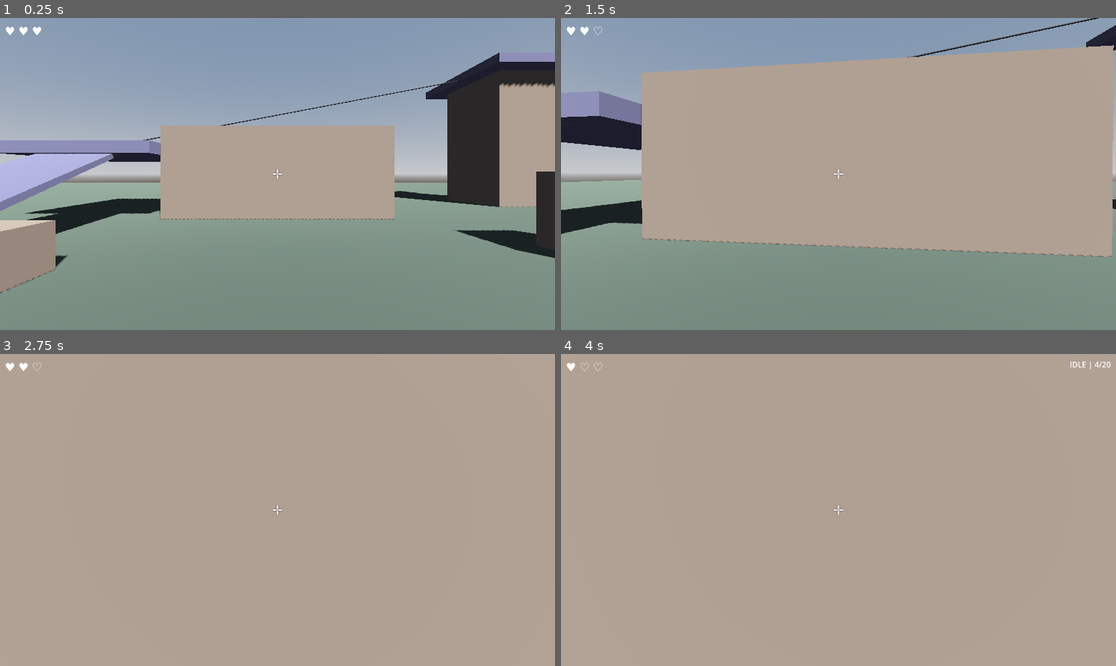
Above: before the commit, frames 1-4 (two rows, left to right).
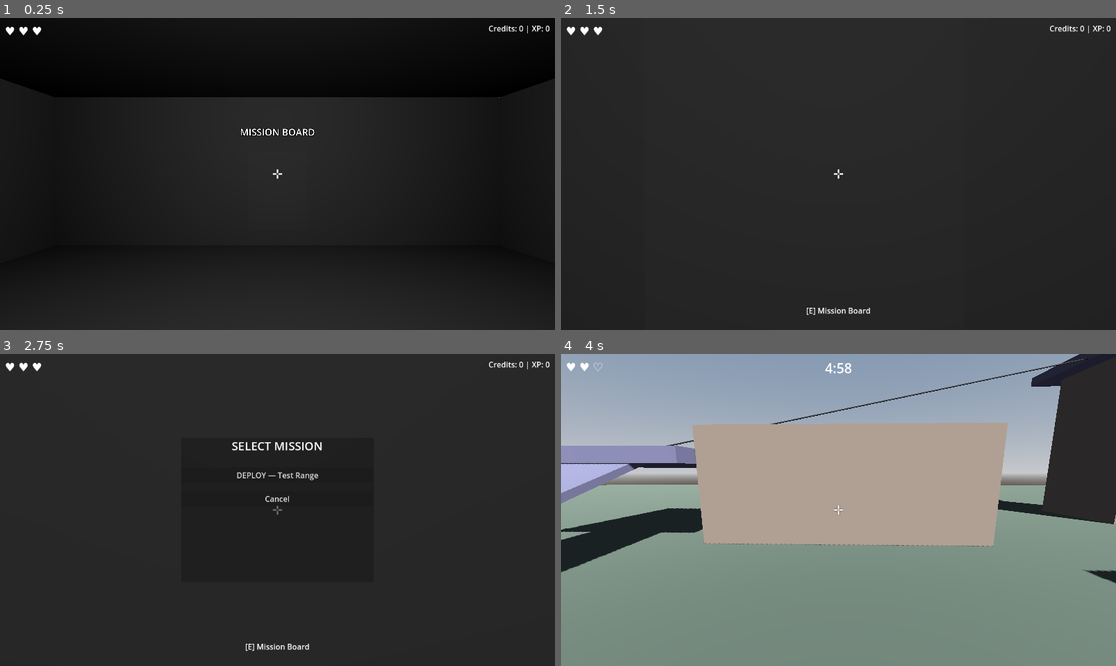
Above: after the commit, the same moments.

Repository: artemiiShabanov/UntitledSniperGame
Game: Godot game, scene res://scenes/hub/hub.tscn
The game is run twice, just before and just after one commit, with the same random seed, the same clock (stepped at 60 frames per second) and the same inputs. Before the commit the project starts from res://scenes/dev/dev_test.tscn.
Inputs (mouse positions are in pixels of both pictures, inside the frame that each line leads up to):
- Up to frame 1 (0.25 s): no input
- Up to frame 2 (1.5 s): tap Enter at 0.5 s; move the mouse to (866, 174) at 0.52 s; hold W (move_forward) from 0.53 s (still down); tap E (interact) at 0.6 s; tap Space (jump) at 0.77, 1.07 s; tap T at 0.8, 1.35 s; move the mouse to (810, 174) at 1.27 s
- Up to frame 3 (2.75 s): keep holding W (move_forward); tap Space (jump) at 1.52, 1.55, 1.82, 2.1 s; move the mouse to (288, 503) at 2.02 s; tap E (interact) at 2.3 s
- Up to frame 4 (4 s): release W (move_forward) at 2.75 s; click (838, 475) at 2.75 s, where only the run after the commit has a clickable "DEPLOY — Test Range"; move the mouse to (832, 516) at 3.52 s; hold W (move_forward) from 3.53 s (still down); tap Ctrl (crouch) at 3.6 s; tap Space (jump) at 3.77 s; tap T at 3.8 s

The runs differ from the first frame. In frame 1, 93% of the frame differs, in the area x 0-100%, y 0-100%; in frame 2, 97%; in frame 3, 100%; in frame 4, 79%.

Commit message:
Layer 4: run lifecycle, hub scene, and run timer HUD
Add RunManager state machine (HUB → DEPLOYING → IN_RUN → EXTRACTING → RESULT)
with run timer, extraction timer, carried ammo, stat tracking, and credits/XP
flow. Build 3D hub scene with deploy board, ammo crate, and save terminal
stations using Interactable pattern. Add countdown timer to HUD that turns red
under 30s. Wire up full game loop: hub → deploy → level → die/extract → hub.

Co-Authored-By: Claude Opus 4.6 <noreply@anthropic.com>

Diff:
--- a/project.godot
+++ b/project.godot
@@ -11,7 +11,7 @@
 [application]
 
 config/name="Sniper"
-run/main_scene="res://scenes/dev/dev_test.tscn"
+run/main_scene="res://scenes/hub/hub.tscn"
 config/features=PackedStringArray("4.4", "Forward Plus")
 config/icon="res://icon.svg"
 
--- /dev/null
+++ b/scenes/hub/hub.tscn
@@ -0,0 +1,233 @@
+[gd_scene load_steps=9 format=3 uid="uid://bwh5bc43q01ws"]
+
+[ext_resource type="Script" uid="uid://s52rkyeu1kxe" path="res://scripts/hub/hub.gd" id="1_hub"]
+[ext_resource type="PackedScene" uid="uid://cu5r57bea486j" path="res://scenes/player/player.tscn" id="2_player"]
+[ext_resource type="Script" uid="uid://cmocsbk6rgc2t" path="res://scripts/hub/deploy_board.gd" id="3_deploy"]
+[ext_resource type="Script" uid="uid://bc0rf240lb2ja" path="res://scripts/hub/ammo_crate.gd" id="4_ammo"]
+[ext_resource type="Script" uid="uid://d17fgkr7081ri" path="res://scripts/hub/save_terminal.gd" id="5_save"]
+
+[sub_resource type="BoxShape3D" id="BoxShape3D_station1"]
+size = Vector3(1.5, 2, 0.3)
+
+[sub_resource type="BoxShape3D" id="BoxShape3D_station2"]
+size = Vector3(1.5, 1, 1.5)
+
+[sub_resource type="BoxShape3D" id="BoxShape3D_station3"]
+size = Vector3(0.8, 2, 0.3)
+
+[node name="Hub" type="Node3D"]
+script = ExtResource("1_hub")
+
+[node name="WorldEnvironment" type="WorldEnvironment" parent="."]
+
+[node name="DirectionalLight3D" type="DirectionalLight3D" parent="."]
+transform = Transform3D(0.866, -0.25, 0.433, 0, 0.866, 0.5, -0.5, -0.433, 0.75, 0, 5, 0)
+shadow_enabled = true
+
+[node name="OmniLight3D" type="OmniLight3D" parent="."]
+transform = Transform3D(1, 0, 0, 0, 1, 0, 0, 0, 1, 0, 3.5, 0)
+light_energy = 0.5
+omni_range = 12.0
+
+[node name="Floor" type="CSGBox3D" parent="."]
+transform = Transform3D(1, 0, 0, 0, 1, 0, 0, 0, 1, 0, -0.1, 0)
+use_collision = true
+size = Vector3(12, 0.2, 12)
+
+[node name="WallBack" type="CSGBox3D" parent="."]
+transform = Transform3D(1, 0, 0, 0, 1, 0, 0, 0, 1, 0, 2, -6.15)
+use_collision = true
+size = Vector3(12, 4, 0.3)
+
+[node name="WallFront" type="CSGBox3D" parent="."]
+transform = Transform3D(1, 0, 0, 0, 1, 0, 0, 0, 1, 0, 2, 6.15)
+use_collision = true
+size = Vector3(12, 4, 0.3)
+
+[node name="WallLeft" type="CSGBox3D" parent="."]
+transform = Transform3D(1, 0, 0, 0, 1, 0, 0, 0, 1, -6.15, 2, 0)
+use_collision = true
+size = Vector3(0.3, 4, 12)
+
+[node name="WallRight" type="CSGBox3D" parent="."]
+transform = Transform3D(1, 0, 0, 0, 1, 0, 0, 0, 1, 6.15, 2, 0)
+use_collision = true
+size = Vector3(0.3, 4, 12)
+
+[node name="Ceiling" type="CSGBox3D" parent="."]
+transform = Transform3D(1, 0, 0, 0, 1, 0, 0, 0, 1, 0, 4.1, 0)
+use_collision = true
+size = Vector3(12, 0.2, 12)
+
+[node name="Player" parent="." instance=ExtResource("2_player")]
+transform = Transform3D(1, 0, 0, 0, 1, 0, 0, 0, 1, 0, 1, 0)
+
+[node name="DeployBoard" type="StaticBody3D" parent="."]
+transform = Transform3D(1, 0, 0, 0, 1, 0, 0, 0, 1, 0, 1.5, -5.85)
+script = ExtResource("3_deploy")
+
+[node name="CollisionShape3D" type="CollisionShape3D" parent="DeployBoard"]
+shape = SubResource("BoxShape3D_station1")
+
+[node name="MeshInstance3D" type="CSGBox3D" parent="DeployBoard"]
+size = Vector3(1.5, 2, 0.3)
+
+[node name="Label3D" type="Label3D" parent="DeployBoard"]
+transform = Transform3D(1, 0, 0, 0, 1, 0, 0, 0, 1, 0, 1.5, 0.2)
+text = "MISSION BOARD"
+font_size = 48
+
+[node name="AmmoCrate" type="StaticBody3D" parent="."]
+transform = Transform3D(1, 0, 0, 0, 1, 0, 0, 0, 1, -5, 0.5, 0)
+script = ExtResource("4_ammo")
+
+[node name="CollisionShape3D" type="CollisionShape3D" parent="AmmoCrate"]
+shape = SubResource("BoxShape3D_station2")
+
+[node name="MeshInstance3D" type="CSGBox3D" parent="AmmoCrate"]
+size = Vector3(1.5, 1, 1.5)
+
+[node name="Label3D" type="Label3D" parent="AmmoCrate"]
+transform = Transform3D(1, 0, 0, 0, 1, 0, 0, 0, 1, 0, 1, 0)
+text = "AMMO CRATE"
+font_size = 48
+
+[node name="SaveTerminal" type="StaticBody3D" parent="."]
+transform = Transform3D(1, 0, 0, 0, 1, 0, 0, 0, 1, 5, 1.5, 0)
+script = ExtResource("5_save")
+
+[node name="CollisionShape3D" type="CollisionShape3D" parent="SaveTerminal"]
+shape = SubResource("BoxShape3D_station3")
+
+[node name="MeshInstance3D" type="CSGBox3D" parent="SaveTerminal"]
+size = Vector3(0.8, 2, 0.3)
+
+[node name="Label3D" type="Label3D" parent="SaveTerminal"]
+transform = Transform3D(1, 0, 0, 0, 1, 0, 0, 0, 1, 0, 1.5, 0.2)
+text = "SAVE"
+font_size = 48
+
+[node name="StationUI" type="CanvasLayer" parent="."]
+layer = 20
+
+[node name="CreditsLabel" type="Label" parent="StationUI"]
+anchors_preset = 1
+anchor_left = 1.0
+anchor_right = 1.0
+offset_left = -250.0
+offset_top = 10.0
+offset_right = -10.0
+offset_bottom = 40.0
+grow_horizontal = 0
+text = "Credits: 0 | XP: 0"
+horizontal_alignment = 2
+
+[node name="DeployPanel" type="PanelContainer" parent="StationUI"]
+visible = false
+anchors_preset = 8
+anchor_left = 0.5
+anchor_top = 0.5
+anchor_right = 0.5
+anchor_bottom = 0.5
+offset_left = -200.0
+offset_top = -150.0
+offset_right = 200.0
+offset_bottom = 150.0
+grow_horizontal = 2
+grow_vertical = 2
+
+[node name="VBox" type="VBoxContainer" parent="StationUI/DeployPanel"]
+layout_mode = 2
+
+[node name="Title" type="Label" parent="StationUI/DeployPanel/VBox"]
+layout_mode = 2
+theme_override_font_sizes/font_size = 24
+text = "SELECT MISSION"
+horizontal_alignment = 1
+
+[node name="Spacer" type="Control" parent="StationUI/DeployPanel/VBox"]
+custom_minimum_size = Vector2(0, 20)
+layout_mode = 2
+
+[node name="DeployButton" type="Button" parent="StationUI/DeployPanel/VBox"]
+layout_mode = 2
+text = "DEPLOY — Test Range"
+
+[node name="Spacer2" type="Control" parent="StationUI/DeployPanel/VBox"]
+custom_minimum_size = Vector2(0, 10)
+layout_mode = 2
+
+[node name="CancelButton" type="Button" parent="StationUI/DeployPanel/VBox"]
+layout_mode = 2
+text = "Cancel"
+
+[node name="AmmoPanel" type="PanelContainer" parent="StationUI"]
+visible = false
+anchors_preset = 8
+anchor_left = 0.5
+anchor_top = 0.5
+anchor_right = 0.5
+anchor_bottom = 0.5
+offset_left = -200.0
+offset_top = -150.0
+offset_right = 200.0
+offset_bottom = 150.0
+grow_horizontal = 2
+grow_vertical = 2
+
+[node name="VBox" type="VBoxContainer" parent="StationUI/AmmoPanel"]
+layout_mode = 2
+
+[node name="Title" type="Label" parent="StationUI/AmmoPanel/VBox"]
+layout_mode = 2
+theme_override_font_sizes/font_size = 24
+text = "AMMO LOADOUT"
+horizontal_alignment = 1
+
+[node name="Spacer" type="Control" parent="StationUI/AmmoPanel/VBox"]
+custom_minimum_size = Vector2(0, 20)
+layout_mode = 2
+
+[node name="AmmoLabel" type="Label" parent="StationUI/AmmoPanel/VBox"]
+layout_mode = 2
+text = "Standard ammo: 0 / 0"
+horizontal_alignment = 1
+
+[node name="AmmoSlider" type="HSlider" parent="StationUI/AmmoPanel/VBox"]
+layout_mode = 2
+
+[node name="Spacer2" type="Control" parent="StationUI/AmmoPanel/VBox"]
+custom_minimum_size = Vector2(0, 10)
+layout_mode = 2
+
+[node name="ConfirmButton" type="Button" parent="StationUI/AmmoPanel/VBox"]
+layout_mode = 2
+text = "Confirm"
+
+[node name="CancelButton" type="Button" parent="StationUI/AmmoPanel/VBox"]
+layout_mode = 2
+text = "Cancel"
+
+[node name="SaveFeedback" type="Label" parent="StationUI"]
+visible = false
+anchors_preset = 8
+anchor_left = 0.5
+anchor_top = 0.5
+anchor_right = 0.5
+anchor_bottom = 0.5
+offset_left = -100.0
+offset_top = -25.0
+offset_right = 100.0
+offset_bottom = 25.0
+grow_horizontal = 2
+grow_vertical = 2
+theme_override_font_sizes/font_size = 32
+text = "GAME SAVED"
+horizontal_alignment = 1
+vertical_alignment = 1
+
+[connection signal="pressed" from="StationUI/DeployPanel/VBox/DeployButton" to="." method="_on_deploy_button_pressed"]
+[connection signal="pressed" from="StationUI/DeployPanel/VBox/CancelButton" to="." method="_close_active_panel"]
+[connection signal="value_changed" from="StationUI/AmmoPanel/VBox/AmmoSlider" to="." method="_on_ammo_slider_changed"]
+[connection signal="pressed" from="StationUI/AmmoPanel/VBox/ConfirmButton" to="." method="_on_ammo_confirm"]
+[connection signal="pressed" from="StationUI/AmmoPanel/VBox/CancelButton" to="." method="_close_active_panel"]
--- a/scenes/ui/hud.tscn
+++ b/scenes/ui/hud.tscn
@@ -92,6 +92,18 @@
 mouse_filter = 2
 script = ExtResource("3_breath")
 
+[node name="RunTimer" type="Label" parent="."]
+anchors_preset = 5
+anchor_left = 0.5
+anchor_right = 0.5
+offset_left = -60.0
+offset_top = 10.0
+offset_right = 60.0
+offset_bottom = 50.0
+grow_horizontal = 2
+theme_override_font_sizes/font_size = 28
+horizontal_alignment = 1
+
 [node name="InteractPrompt" type="Label" parent="."]
 anchors_preset = 7
 anchor_left = 0.5
--- /dev/null
+++ b/scripts/hub/ammo_crate.gd
@@ -0,0 +1,12 @@
+extends Interactable
+## Ammo Crate station — opens ammo loadout UI.
+
+signal loadout_requested
+
+
+func interact(player: CharacterBody3D) -> void:
+	loadout_requested.emit()
+
+
+func get_interact_prompt() -> String:
+	return "[E] Ammo Crate"
--- /dev/null
+++ b/scripts/hub/deploy_board.gd
@@ -0,0 +1,12 @@
+extends Interactable
+## Deploy Board station — opens level select UI.
+
+signal deploy_requested
+
+
+func interact(player: CharacterBody3D) -> void:
+	deploy_requested.emit()
+
+
+func get_interact_prompt() -> String:
+	return "[E] Mission Board"
--- /dev/null
+++ b/scripts/hub/hub.gd
@@ -0,0 +1,125 @@
+extends Node3D
+## Hub scene — player walks around, interacts with stations.
+
+const DEV_TEST_LEVEL := "res://scenes/dev/dev_test.tscn"
+
+@onready var deploy_board: Interactable = $DeployBoard
+@onready var ammo_crate: Interactable = $AmmoCrate
+@onready var save_terminal: Interactable = $SaveTerminal
+
+## UI panels
+@onready var deploy_panel: Control = $StationUI/DeployPanel
+@onready var ammo_panel: Control = $StationUI/AmmoPanel
+@onready var save_feedback: Label = $StationUI/SaveFeedback
+
+## Ammo UI elements
+@onready var ammo_slider: HSlider = $StationUI/AmmoPanel/VBox/AmmoSlider
+@onready var ammo_label: Label = $StationUI/AmmoPanel/VBox/AmmoLabel
+@onready var ammo_confirm_btn: Button = $StationUI/AmmoPanel/VBox/ConfirmButton
+
+## Credits display
+@onready var credits_label: Label = $StationUI/CreditsLabel
+
+var active_panel: Control = null
+
+
+func _ready() -> void:
+	# Just set state — we're already in the hub scene, no need to change_scene
+	RunManager._set_game_state(RunManager.GameState.HUB)
+	RunManager.is_dead = false
+
+	deploy_board.deploy_requested.connect(_on_deploy_requested)
+	ammo_crate.loadout_requested.connect(_on_loadout_requested)
+	save_terminal.save_completed.connect(_on_save_completed)
+
+	# Close all panels
+	deploy_panel.visible = false
+	ammo_panel.visible = false
+	save_feedback.visible = false
+
+	_update_credits_display()
+
+	# Ensure a save exists
+	if SaveManager.current_slot < 0:
+		SaveManager.new_game(0)
+
+
+func _input(event: InputEvent) -> void:
+	if event.is_action_pressed("ui_cancel") and active_panel:
+		_close_active_panel()
+
+
+func _open_panel(panel: Control) -> void:
+	if active_panel:
+		active_panel.visible = false
+	active_panel = panel
+	panel.visible = true
+	Input.mouse_mode = Input.MOUSE_MODE_VISIBLE
+
+
+func _close_active_panel() -> void:
+	if active_panel:
+		active_panel.visible = false
+		active_panel = null
+	Input.mouse_mode = Input.MOUSE_MODE_CAPTURED
+
+
+## ── Deploy Board ─────────────────────────────────────────────────────────────
+
+func _on_deploy_requested() -> void:
+	_open_panel(deploy_panel)
+
+
+func _on_deploy_button_pressed() -> void:
+	_close_active_panel()
+	# Gather ammo loadout from save inventory
+	var loadout: Dictionary = {}
+	var inv: Dictionary = SaveManager.data.get("ammo_inventory", {})
+	# For now, take all standard ammo
+	if inv.get("standard", 0) > 0:
+		loadout["standard"] = inv["standard"]
+		inv["standard"] = 0
+	else:
+		# Give starter ammo if inventory is empty
+		loadout["standard"] = 25
+	SaveManager.save()
+	RunManager.deploy(DEV_TEST_LEVEL, loadout)
+
+
+## ── Ammo Crate ───────────────────────────────────────────────────────────────
+
+func _on_loadout_requested() -> void:
+	_open_panel(ammo_panel)
+	var inv: Dictionary = SaveManager.data.get("ammo_inventory", {})
+	var available: int = inv.get("standard", 0)
+	ammo_slider.max_value = available
+	ammo_slider.value = available
+	_update_ammo_label()
+
+
+func _on_ammo_slider_changed(value: float) -> void:
+	_update_ammo_label()
+
+
+func _update_ammo_label() -> void:
+	ammo_label.text = "Standard ammo: %d / %d" % [int(ammo_slider.value), int(ammo_slider.max_value)]
+
+
+func _on_ammo_confirm() -> void:
+	# This just pre-selects how much to take — deploy() reads it
+	_close_active_panel()
+
+
+## ── Save Terminal ────────────────────────────────────────────────────────────
+
+func _on_save_completed() -> void:
+	save_feedback.visible = true
+	save_feedback.text = "GAME SAVED"
+	await get_tree().create_timer(2.0).timeout
+	save_feedback.visible = false
+
+
+## ── Credits ──────────────────────────────────────────────────────────────────
+
+func _update_credits_display() -> void:
+	credits_label.text = "Credits: %d | XP: %d" % [SaveManager.get_credits(), SaveManager.get_xp()]
--- /dev/null
+++ b/scripts/hub/save_terminal.gd
@@ -0,0 +1,13 @@
+extends Interactable
+## Save Terminal station — saves the game.
+
+signal save_completed
+
+
+func interact(player: CharacterBody3D) -> void:
+	SaveManager.save()
+	save_completed.emit()
+
+
+func get_interact_prompt() -> String:
+	return "[E] Save Game"
--- a/scripts/player/player.gd
+++ b/scripts/player/player.gd
@@ -53,6 +53,7 @@
 @onready var hit_flash: ColorRect = $HUD/HitFlash
 @onready var death_overlay: ColorRect = $HUD/DeathOverlay
 @onready var breath_meter: Control = $HUD/BreathMeter
+@onready var run_timer_label: Label = $HUD/RunTimer
 
 ## Hit flash
 var hit_flash_alpha: float = 0.0
@@ -65,8 +66,11 @@
 	weapon.shot_fired.connect(_on_shot_fired)
 	RunManager.life_lost.connect(_on_life_lost)
 	RunManager.run_failed.connect(_on_run_failed)
-	RunManager.start_run()
+	RunManager.run_started.connect(_on_run_started)
+	RunManager.run_completed.connect(_on_run_completed)
+	RunManager.run_timer_updated.connect(_on_run_timer_updated)
 	_update_lives_display()
+	run_timer_label.visible = false
 
 
 func _input(event: InputEvent) -> void:
@@ -290,28 +294,24 @@
 
 ## ── Weapon callbacks ─────────────────────────────────────────────────────────
 
-func _on_weapon_state_changed(new_state: int) -> void:
+func _on_weapon_state_changed(_new_state: int) -> void:
 	# Toggle crosshair / scope overlay
 	var scoped := weapon.is_scoped
 	crosshair.visible = not scoped
 	scope_overlay.visible = scoped
 	if scoped:
 		scope_overlay.queue_redraw()
-
-	# Update debug weapon state label
-	var state_names := ["IDLE", "AIMING", "BOLT_CYCLING", "RELOADING", "INSPECTING"]
+	_update_weapon_display()
+
+
+func _on_shot_fired() -> void:
+	_update_weapon_display()
+
+
+func _update_weapon_display() -> void:
+	const STATE_NAMES := ["IDLE", "AIMING", "BOLT_CYCLING", "RELOADING", "INSPECTING"]
 	weapon_state_label.text = "%s | %d/%d" % [
-		state_names[new_state],
-		weapon.ammo_in_magazine,
-		weapon.ammo_reserve,
-	]
-
-
-func _on_shot_fired() -> void:
-	# Update ammo display
-	var state_names := ["IDLE", "AIMING", "BOLT_CYCLING", "RELOADING", "INSPECTING"]
-	weapon_state_label.text = "%s | %d/%d" % [
-		state_names[weapon.state],
+		STATE_NAMES[weapon.state],
 		weapon.ammo_in_magazine,
 		weapon.ammo_reserve,
 	]
@@ -326,10 +326,38 @@
 	hit_flash.color = Color(1, 0, 0, hit_flash_alpha)
 
 
+func _on_run_started() -> void:
+	run_timer_label.visible = true
+	death_overlay.visible = false
+	_update_lives_display()
+
+
 func _on_run_failed() -> void:
 	_update_lives_display()
 	death_overlay.visible = true
 	Input.mouse_mode = Input.MOUSE_MODE_VISIBLE
+
+
+func _on_run_completed(_success: bool) -> void:
+	run_timer_label.visible = false
+	# For now, auto-return to hub after a delay (result screen will replace this later)
+	await get_tree().create_timer(3.0).timeout
+	RunManager.go_to_hub()
+
+
+## ── Run timer ────────────────────────────────────────────────────────────────
+
+func _on_run_timer_updated(time_left: float) -> void:
+	run_timer_label.visible = RunManager.game_state == RunManager.GameState.IN_RUN or \
+		RunManager.game_state == RunManager.GameState.EXTRACTING
+	var minutes := int(time_left) / 60
+	var seconds := int(time_left) % 60
+	run_timer_label.text = "%d:%02d" % [minutes, seconds]
+	# Turn red when under 30 seconds
+	if time_left <= 30.0:
+		run_timer_label.add_theme_color_override("font_color", Color(1, 0.2, 0.2))
+	else:
+		run_timer_label.remove_theme_color_override("font_color")
 
 
 func _update_lives_display() -> void:
--- a/scripts/systems/run_manager.gd
+++ b/scripts/systems/run_manager.gd
@@ -1,69 +1,221 @@
 extends Node
-## Manages per-run state: lives, carried ammo, credits at risk.
-## Autoloaded singleton. Reset at the start of each run.
+## Manages game flow and per-run state.
+## Autoloaded singleton. Handles state machine: HUB → DEPLOYING → IN_RUN → EXTRACTING → RESULT.
+
+## ── Enums ────────────────────────────────────────────────────────────────────
+
+enum GameState { HUB, DEPLOYING, IN_RUN, EXTRACTING, RESULT }
 
 ## ── Signals ──────────────────────────────────────────────────────────────────
 
+signal state_changed(new_state: GameState)
 signal life_lost(lives_remaining: int)
 signal run_failed
 signal run_started
+signal extraction_started
+signal run_completed(success: bool)
+signal run_timer_updated(time_left: float)
+signal run_timer_expired
 
 ## ── Exports ──────────────────────────────────────────────────────────────────
 
 @export var default_lives: int = 3
+@export var default_run_time: float = 300.0  ## 5 minutes per run
+@export var extraction_time: float = 3.0  ## Seconds to extract
 
 ## ── State ────────────────────────────────────────────────────────────────────
 
+var game_state: GameState = GameState.HUB
 var lives: int = 3
 var max_lives: int = 3
-var is_run_active: bool = false
 var is_dead: bool = false
+
+## Run timer
+var run_timer: float = 0.0
+var extraction_timer: float = 0.0
 
 ## Credits earned during this run (lost on death)
 var run_credits: int = 0
+
+## XP earned during this run (kept on death)
+var run_xp: int = 0
+
+## Ammo carried into the run
+var carried_ammo: Dictionary = {}  ## { "standard": 20, "armor_piercing": 5 }
+
+## Current level
+var current_level_path: String = ""
+
+## Run stats (for result screen)
+var run_stats: Dictionary = {}
 
 ## Hit cooldown to prevent multiple hits in one frame
 var hit_cooldown: float = 0.0
 const HIT_COOLDOWN_TIME: float = 1.0
 
+## Hub and level scene paths
+const HUB_SCENE: String = "res://scenes/hub/hub.tscn"
+const LOADING_SCENE: String = "res://scenes/ui/loading_screen.tscn"
+
 
 func _process(delta: float) -> void:
 	if hit_cooldown > 0.0:
 		hit_cooldown -= delta
 
-
-## ── Run lifecycle ────────────────────────────────────────────────────────────
-
-func start_run(starting_lives: int = -1) -> void:
-	if starting_lives > 0:
-		max_lives = starting_lives
-	else:
-		max_lives = default_lives
+	match game_state:
+		GameState.IN_RUN:
+			_tick_run_timer(delta)
+		GameState.EXTRACTING:
+			_tick_extraction(delta)
+
+
+## ── State machine ────────────────────────────────────────────────────────────
+
+func _set_game_state(new_state: GameState) -> void:
+	game_state = new_state
+	state_changed.emit(new_state)
+
+
+## ── Hub ──────────────────────────────────────────────────────────────────────
+
+func go_to_hub() -> void:
+	_set_game_state(GameState.HUB)
+	is_dead = false
+	get_tree().change_scene_to_file.call_deferred(HUB_SCENE)
+
+
+## ── Deploy ───────────────────────────────────────────────────────────────────
+
+func deploy(level_path: String, ammo_loadout: Dictionary = {}) -> void:
+	## Start a run: transition from hub to a level.
+	current_level_path = level_path
+	carried_ammo = ammo_loadout.duplicate()
+	_set_game_state(GameState.DEPLOYING)
+
+	# Reset run state
+	max_lives = default_lives
 	lives = max_lives
+	is_dead = false
 	run_credits = 0
-	is_run_active = true
-	is_dead = false
+	run_xp = 0
 	hit_cooldown = 0.0
+	run_timer = default_run_time
+	run_stats = {
+		"kills": 0,
+		"headshots": 0,
+		"shots_fired": 0,
+		"shots_hit": 0,
+		"credits_earned": 0,
+		"xp_earned": 0,
+		"time_survived": 0.0,
+	}
+
+	# Load the level
+	get_tree().change_scene_to_file(level_path)
+
+	# After scene loads, _on_level_ready() should be called by the level scene
+	# or we transition to IN_RUN after a frame
+	await get_tree().tree_changed
+	begin_run()
+
+
+func begin_run() -> void:
+	## Called when the level is ready and player has spawned.
+	_set_game_state(GameState.IN_RUN)
 	run_started.emit()
 
 
-func end_run_success() -> void:
-	## Called on successful extraction. Credits and ammo are kept.
-	is_run_active = false
-
-
-func end_run_failure() -> void:
-	## Called when all lives are lost. Credits and ammo are lost.
-	is_run_active = false
+## ── Run timer ────────────────────────────────────────────────────────────────
+
+func _tick_run_timer(delta: float) -> void:
+	run_timer -= delta
+	run_stats.time_survived = default_run_time - run_timer
+	run_timer_updated.emit(run_timer)
+
+	if run_timer <= 0.0:
+		run_timer = 0.0
+		run_timer_expired.emit()
+		_end_run_failure()
+
+
+func get_run_time_remaining() -> float:
+	return run_timer
+
+
+func get_run_time_elapsed() -> float:
+	return default_run_time - run_timer
+
+
+## ── Extraction ───────────────────────────────────────────────────────────────
+
+func begin_extraction() -> void:
+	## Called when the player reaches the extraction point.
+	if game_state != GameState.IN_RUN:
+		return
+	extraction_timer = extraction_time
+	_set_game_state(GameState.EXTRACTING)
+	extraction_started.emit()
+
+
+func cancel_extraction() -> void:
+	## Called if player leaves the extraction zone.
+	if game_state != GameState.EXTRACTING:
+		return
+	_set_game_state(GameState.IN_RUN)
+
+
+func _tick_extraction(delta: float) -> void:
+	extraction_timer -= delta
+	if extraction_timer <= 0.0:
+		_end_run_success()
+
+
+## ── Run end ──────────────────────────────────────────────────────────────────
+
+func _end_run_success() -> void:
+	_set_game_state(GameState.RESULT)
+
+	# Commit earnings to save
+	run_stats.credits_earned = run_credits
+	run_stats.xp_earned = run_xp
+	SaveManager.add_credits(run_credits)
+	SaveManager.add_xp(run_xp)
+	SaveManager.increment_stat("total_extractions")
+
+	# Return unused ammo to inventory
+	if not SaveManager.data.has("ammo_inventory"):
+		SaveManager.data["ammo_inventory"] = {}
+	var inv: Dictionary = SaveManager.data["ammo_inventory"]
+	for ammo_type in carried_ammo:
+		inv[ammo_type] = inv.get(ammo_type, 0) + carried_ammo[ammo_type]
+
+	SaveManager.save()
+	run_completed.emit(true)
+
+
+func _end_run_failure() -> void:
 	is_dead = true
+	_set_game_state(GameState.RESULT)
+
+	# Lose all credits + carried ammo
+	run_stats.credits_earned = 0
+	run_stats.xp_earned = run_xp
 	run_credits = 0
+	carried_ammo = {}
+
+	# XP is still kept
+	SaveManager.add_xp(run_xp)
+	SaveManager.increment_stat("total_deaths")
+	SaveManager.save()
+
 	run_failed.emit()
+	run_completed.emit(false)
 
 
 ## ── Hits ─────────────────────────────────────────────────────────────────────
 
 func take_hit() -> void:
-	if not is_run_active or is_dead:
+	if game_state != GameState.IN_RUN or is_dead:
 		return
 	if hit_cooldown > 0.0:
 		return
@@ -73,14 +225,51 @@
 	life_lost.emit(lives)
 
 	if lives <= 0:
-		end_run_failure()
-
-
-## ── Credits ──────────────────────────────────────────────────────────────────
+		_end_run_failure()
+
+
+## ── Credits & XP ─────────────────────────────────────────────────────────────
 
 func add_run_credits(amount: int) -> void:
 	run_credits += amount
+	run_stats.credits_earned = run_credits
+
+
+func add_run_xp(amount: int) -> void:
+	run_xp += amount
+	run_stats.xp_earned = run_xp
 
 
 func get_run_credits() -> int:
 	return run_credits
+
+
+## ── Ammo ─────────────────────────────────────────────────────────────────────
+
+func get_carried_ammo(ammo_type: String) -> int:
+	return carried_ammo.get(ammo_type, 0)
+
+
+func consume_ammo(ammo_type: String, amount: int = 1) -> bool:
+	## Returns true if ammo was available and consumed.
+	var current: int = carried_ammo.get(ammo_type, 0)
+	if current < amount:
+		return false
+	carried_ammo[ammo_type] = current - amount
+	return true
+
+
+## ── Stats ────────────────────────────────────────────────────────────────────
+
+func record_shot_fired() -> void:
+	run_stats.shots_fired += 1
+
+
+func record_shot_hit() -> void:
+	run_stats.shots_hit += 1
+
+
+func record_kill(headshot: bool = false) -> void:
+	run_stats.kills += 1
+	if headshot:
+		run_stats.headshots += 1
Not shown, added: scripts/hub/ammo_crate.gd.uid
Not shown, added: scripts/hub/deploy_board.gd.uid
Not shown, added: scripts/hub/hub.gd.uid
Not shown, added: scripts/hub/save_terminal.gd.uid
